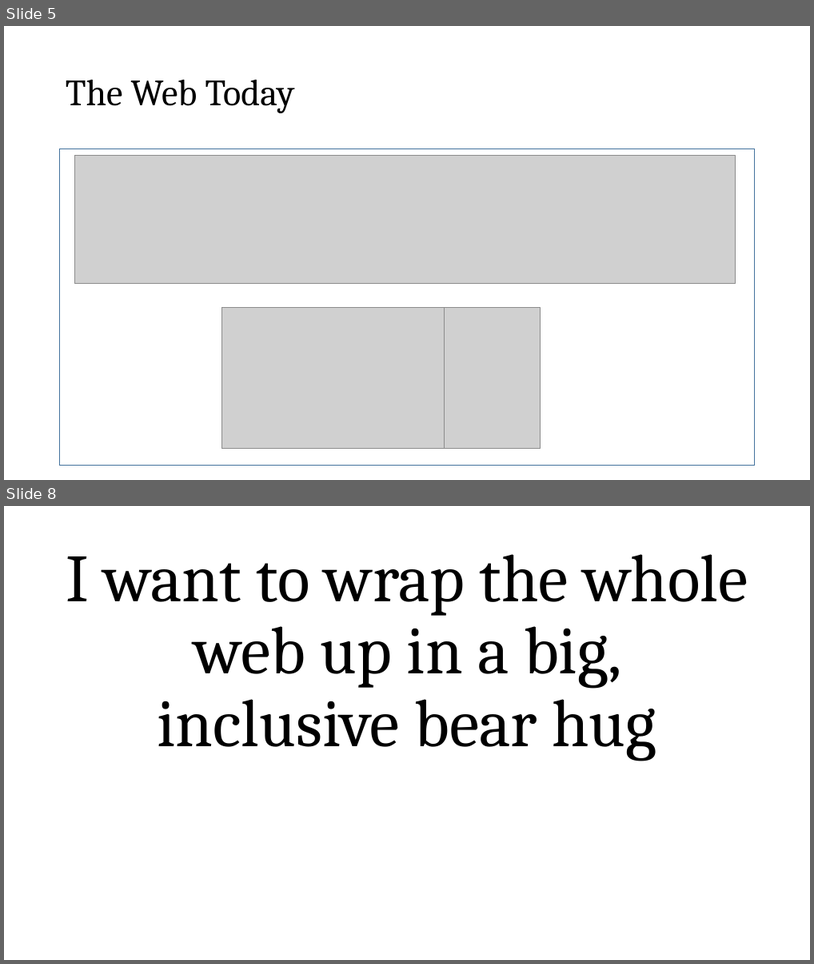
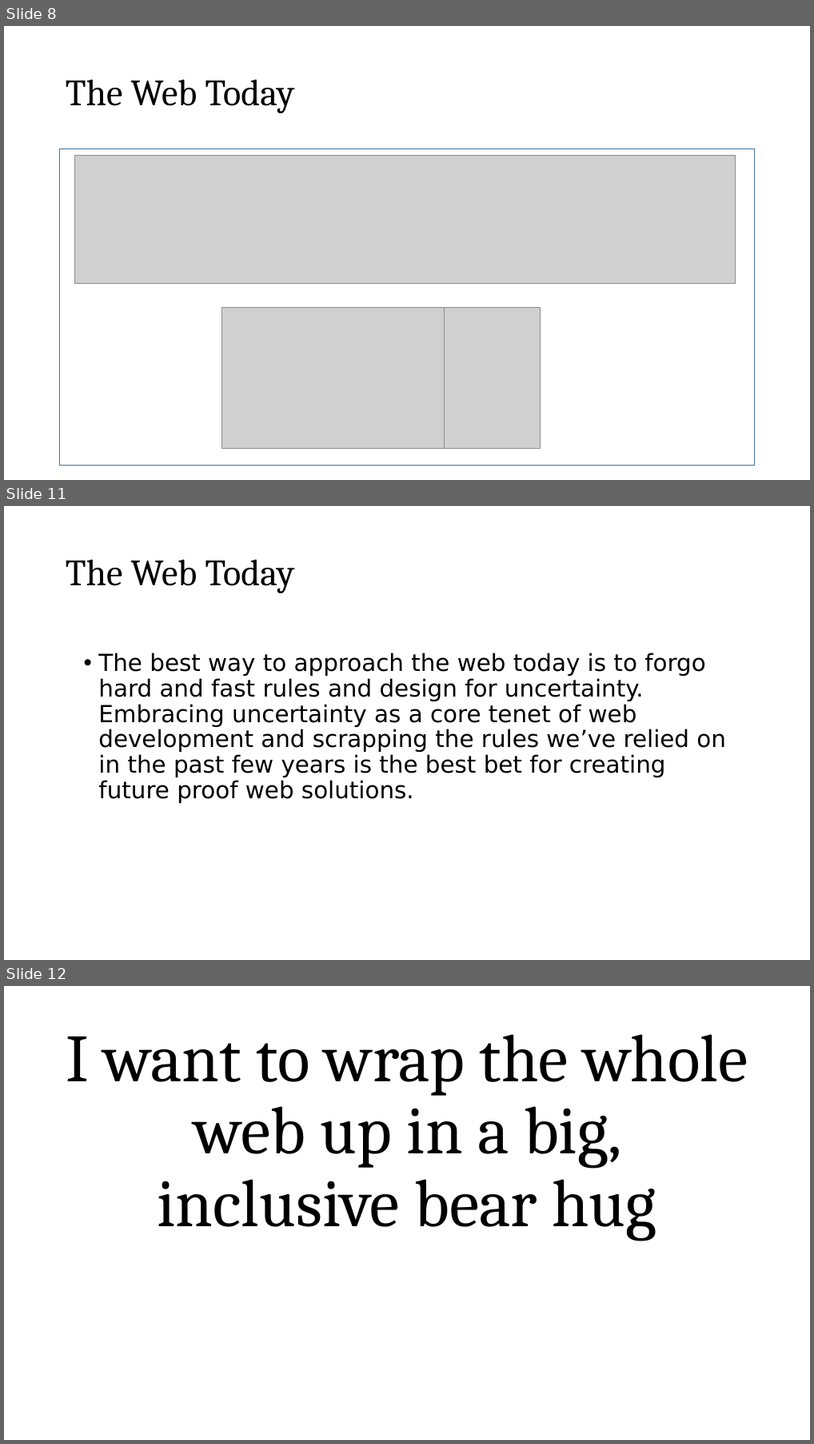
Before and after one commit to roblarsen/rob-larsen-presentations, a slide deck: wild-world-web.pptx. Shown one above the other, each under a label of ours: slides 5 and 8 before the commit, slides 8, 11 and 12 after it; the slides between them are not shown. The pictures are 814x964 and 814x1444 pixels, drawn with LibreOffice and Linux fonts; fonts in the diff are those of the drawing; grey boxes stand for pictures; background and template pictures are left out. Boxes give left, top, right and bottom in pixels: in the first picture for what was removed or moved away, otherwise in the second. Text is boxed around its words. In the diff, an @@ line names an element or a change of style, - is before the commit and + after.

```diff
--- a/wild-world-web.pptx
+++ b/wild-world-web.pptx
@@ slide 11 added at box(4, 506, 810, 960), background picture (left out) @@
@@ title added at box(66, 560, 295, 593), 44 pt, text #000000 @@
+The Web Today
@@ text added at box(98, 652, 726, 803), 28 pt, text #000000 @@
+• The best way to approach the web today is to forgo hard and fast rules and design for uncertainty. Embracing uncertainty as a core tenet of web development and scrapping the rules we’ve relied on in the past few years is the best bet for creating future proof web solutions.
@@ what was slide 5 is now slide 8 @@
@@ what was slide 8 is now slide 12 @@
```
Also in this commit, not shown: 4 slides changed, 3 other slides added.
